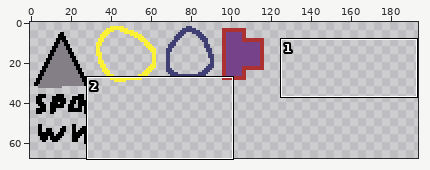
Two states of a sprite sheet, web/public/assets/images/main_tiles.png. Above: a wide view before the commit, with the close-up outlined.
Close-up. Earlier state:
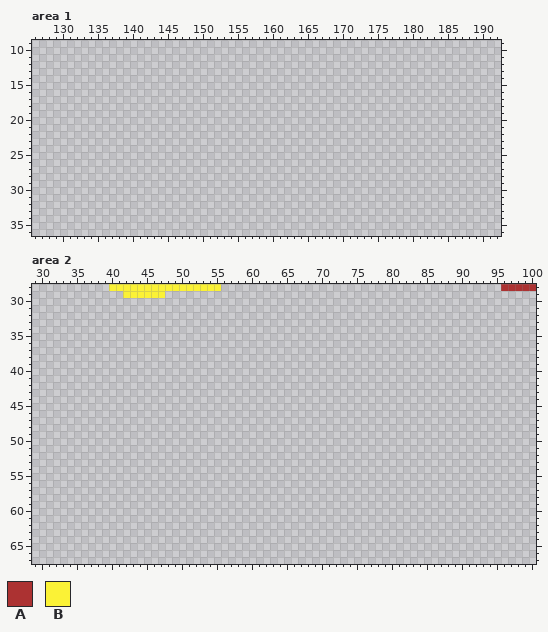
The file is 256x256 pixels. Shown: area 1: x 126..192, y 9..36; area 2: x 29..100, y 28..67. The wide view leaves out empty margins.
Palette (. is transparent): A #ac3232  B #fbf236
Pixels before, area 2 (only the part around the change), first column x 29:
28 ...........BBBBBBBBBBBBBBBB........................................AAAAA
29 .............BBBBBB.....................................................
30 ........................................................................
31 ........................................................................
32 ........................................................................
33 ........................................................................
34 ........................................................................
35 ........................................................................
36 ........................................................................
37 ........................................................................
38 ........................................................................
39 ........................................................................
40 ........................................................................
41 ........................................................................
42 ........................................................................
43 ........................................................................
44 ........................................................................
45 ........................................................................
46 ........................................................................
47 ........................................................................
48 ........................................................................
49 ........................................................................
50 ........................................................................
51 ........................................................................
52 ........................................................................
53 ........................................................................
54 ........................................................................
55 ........................................................................
56 ........................................................................
57 ........................................................................
58 ........................................................................
59 ........................................................................
60 ........................................................................
61 ........................................................................
62 ........................................................................
63 ........................................................................
64 ........................................................................
65 ........................................................................
66 ........................................................................
67 ........................................................................
After the commit:
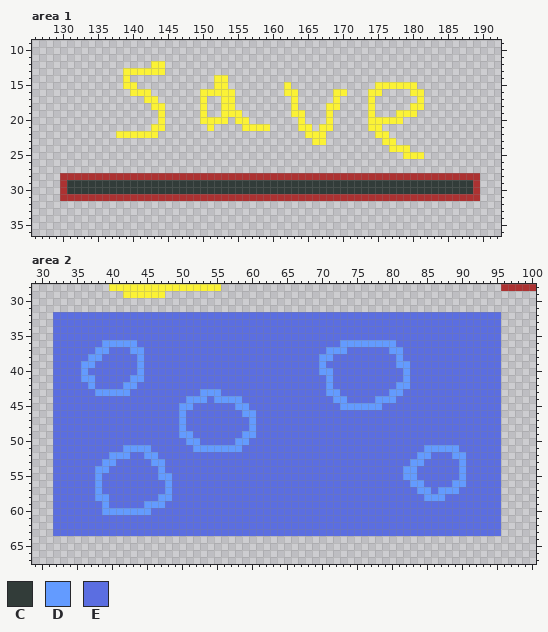
Colours new in this view: C #323c39  D #639bff  E #5b6ee1
Change:
Area 1:
y 12: x 143..144 .. -> BB
y 13: x 139..144 ...... -> BBBBBB
y 14: x 139 . -> B; x 152..153 .. -> BB
y 15: x 139..140 .. -> BB; x 152..153 .. -> BB; x 162 . -> B; x 175..180 ...... -> BBBBBB
y 16: x 140..142 ... -> BBB; x 150..154 ..... -> BBBBB; x 162..163 .. -> BB; x 169..170 .. -> BB; x 174..175 .. -> BB; x 180..181 .. -> BB
y 17: x 142..143 .. -> BB; x 150 . -> B; x 153..154 .. -> BB; x 163 . -> B; x 169 . -> B; x 174 . -> B; x 181 . -> B
y 18: x 143..144 .. -> BB; x 150 . -> B; x 153..154 .. -> BB; x 163 . -> B; x 168..169 .. -> BB; x 174 . -> B; x 180..181 .. -> BB
y 19: x 144 . -> B; x 150 . -> B; x 153..155 ... -> BBB; x 163..164 .. -> BB; x 168 . -> B; x 174 . -> B; x 178..180 ... -> BBB
y 20: x 144 . -> B; x 150..153 .... -> BBBB; x 155..156 .. -> BB; x 164 . -> B; x 168 . -> B; x 174..178 ..... -> BBBBB
y 21: x 143..144 .. -> BB; x 151 . -> B; x 156..159 .... -> BBBB; x 164..165 .. -> BB; x 167..168 .. -> BB; x 174..175 .. -> BB
y 22: x 138..143 ...... -> BBBBBB; x 165..167 ... -> BBB; x 175..176 .. -> BB
y 23: x 166..167 .. -> BB; x 176..177 .. -> BB
y 24: x 177..179 ... -> BBB
y 25: x 179..181 ... -> BBB
y 28: x 130..189 ............................................................ -> AAAAAAAAAAAAAAAAAAAAAAAAAAAAAAAAAAAAAAAAAAAAAAAAAAAAAAAAAAAA
y 29..30: x 130..189 ............................................................ -> ACCCCCCCCCCCCCCCCCCCCCCCCCCCCCCCCCCCCCCCCCCCCCCCCCCCCCCCCCCA
y 31: x 130..189 ............................................................ -> AAAAAAAAAAAAAAAAAAAAAAAAAAAAAAAAAAAAAAAAAAAAAAAAAAAAAAAAAAAA
Area 2:
y 32..35: x 32..95 ................................................................ -> EEEEEEEEEEEEEEEEEEEEEEEEEEEEEEEEEEEEEEEEEEEEEEEEEEEEEEEEEEEEEEEE
y 36: x 32..95 ................................................................ -> EEEEEEEDDDDDEEEEEEEEEEEEEEEEEEEEEEEEEEEEEDDDDDDDDEEEEEEEEEEEEEEE
y 37: x 32..95 ................................................................ -> EEEEEEDDEEEDDEEEEEEEEEEEEEEEEEEEEEEEEEEDDDEEEEEEDDEEEEEEEEEEEEEE
y 38: x 32..95 ................................................................ -> EEEEEDDEEEEEDEEEEEEEEEEEEEEEEEEEEEEEEEDDEEEEEEEEEDEEEEEEEEEEEEEE
y 39: x 32..95 ................................................................ -> EEEEDDEEEEEEDEEEEEEEEEEEEEEEEEEEEEEEEEDEEEEEEEEEEDDEEEEEEEEEEEEE
y 40: x 32..95 ................................................................ -> EEEEDEEEEEEEDEEEEEEEEEEEEEEEEEEEEEEEEEDDEEEEEEEEEEDEEEEEEEEEEEEE
y 41: x 32..95 ................................................................ -> EEEEDDEEEEEDDEEEEEEEEEEEEEEEEEEEEEEEEEEDEEEEEEEEEEDEEEEEEEEEEEEE
y 42: x 32..95 ................................................................ -> EEEEEDEEEEDDEEEEEEEEEEEEEEEEEEEEEEEEEEEDEEEEEEEEEDDEEEEEEEEEEEEE
y 43: x 32..95 ................................................................ -> EEEEEEDDDDDEEEEEEEEEEDDDEEEEEEEEEEEEEEEDDEEEEEEEDDEEEEEEEEEEEEEE
y 44: x 32..95 ................................................................ -> EEEEEEEEEEEEEEEEEEEDDDEDDDDEEEEEEEEEEEEEDDEEEEDDDEEEEEEEEEEEEEEE
y 45: x 32..95 ................................................................ -> EEEEEEEEEEEEEEEEEEDDEEEEEEDDEEEEEEEEEEEEEDDDDDDEEEEEEEEEEEEEEEEE
y 46: x 32..95 ................................................................ -> EEEEEEEEEEEEEEEEEEDEEEEEEEEDDEEEEEEEEEEEEEEEEEEEEEEEEEEEEEEEEEEE
y 47..48: x 32..95 ................................................................ -> EEEEEEEEEEEEEEEEEEDEEEEEEEEEDEEEEEEEEEEEEEEEEEEEEEEEEEEEEEEEEEEE
y 49: x 32..95 ................................................................ -> EEEEEEEEEEEEEEEEEEDDEEEEEEEDDEEEEEEEEEEEEEEEEEEEEEEEEEEEEEEEEEEE
y 50: x 32..95 ................................................................ -> EEEEEEEEEEEEEEEEEEEDDEEEEEDDEEEEEEEEEEEEEEEEEEEEEEEEEEEEEEEEEEEE
y 51: x 32..95 ................................................................ -> EEEEEEEEEEDDDDEEEEEEDDDDDDDEEEEEEEEEEEEEEEEEEEEEEEEEEDDDDDEEEEEE
y 52: x 32..95 ................................................................ -> EEEEEEEEDDDEEDDEEEEEEEEEEEEEEEEEEEEEEEEEEEEEEEEEEEEEDDEEEDDEEEEE
y 53: x 32..95 ................................................................ -> EEEEEEEDDEEEEEDDEEEEEEEEEEEEEEEEEEEEEEEEEEEEEEEEEEEDDEEEEEDEEEEE
y 54: x 32..95 ................................................................ -> EEEEEEDDEEEEEEEDEEEEEEEEEEEEEEEEEEEEEEEEEEEEEEEEEEDDEEEEEEDEEEEE
y 55: x 32..95 ................................................................ -> EEEEEEDEEEEEEEEDDEEEEEEEEEEEEEEEEEEEEEEEEEEEEEEEEEDDEEEEEEDEEEEE
y 56: x 32..95 ................................................................ -> EEEEEEDEEEEEEEEEDEEEEEEEEEEEEEEEEEEEEEEEEEEEEEEEEEEDDEEEEDDEEEEE
y 57: x 32..95 ................................................................ -> EEEEEEDEEEEEEEEEDEEEEEEEEEEEEEEEEEEEEEEEEEEEEEEEEEEEDDEDDDEEEEEE
y 58: x 32..95 ................................................................ -> EEEEEEDDEEEEEEEDDEEEEEEEEEEEEEEEEEEEEEEEEEEEEEEEEEEEEDDDEEEEEEEE
y 59: x 32..95 ................................................................ -> EEEEEEEDEEEEEDDDEEEEEEEEEEEEEEEEEEEEEEEEEEEEEEEEEEEEEEEEEEEEEEEE
y 60: x 32..95 ................................................................ -> EEEEEEEDDDDDDDEEEEEEEEEEEEEEEEEEEEEEEEEEEEEEEEEEEEEEEEEEEEEEEEEE
y 61..63: x 32..95 ................................................................ -> EEEEEEEEEEEEEEEEEEEEEEEEEEEEEEEEEEEEEEEEEEEEEEEEEEEEEEEEEEEEEEEE
